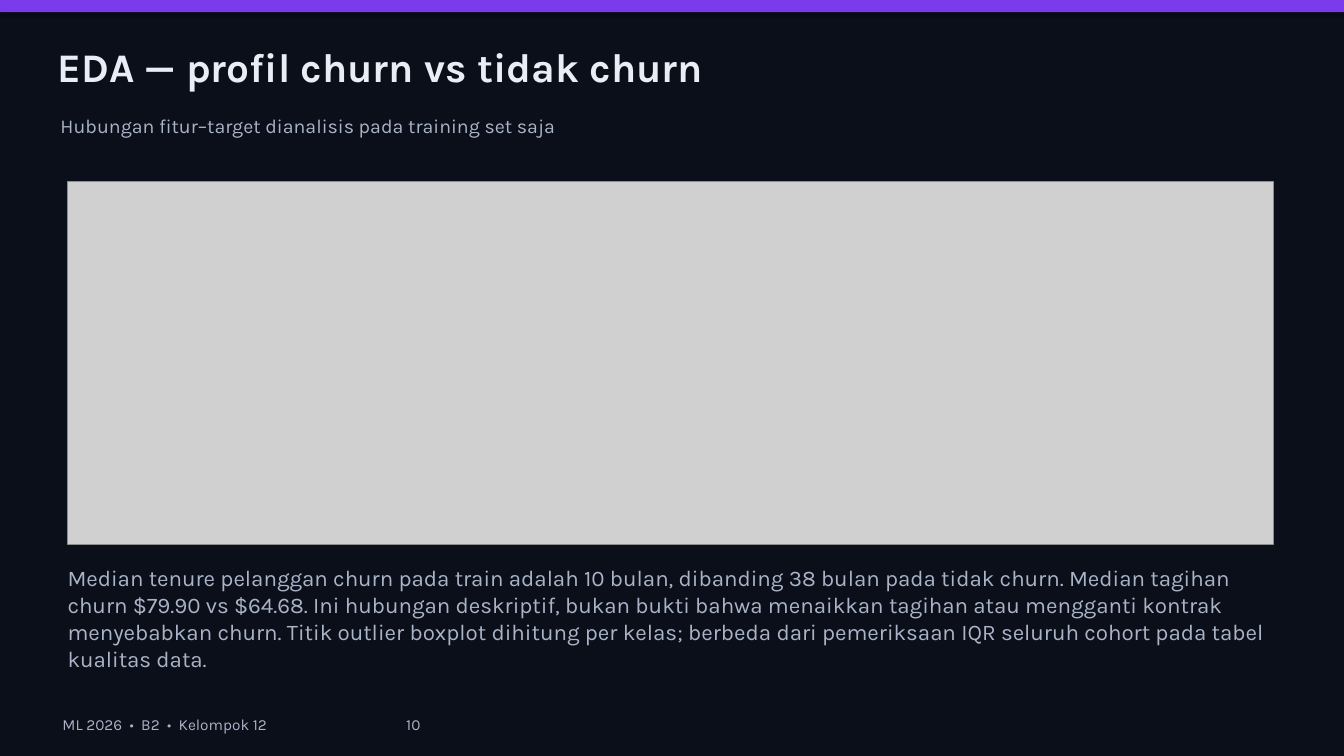
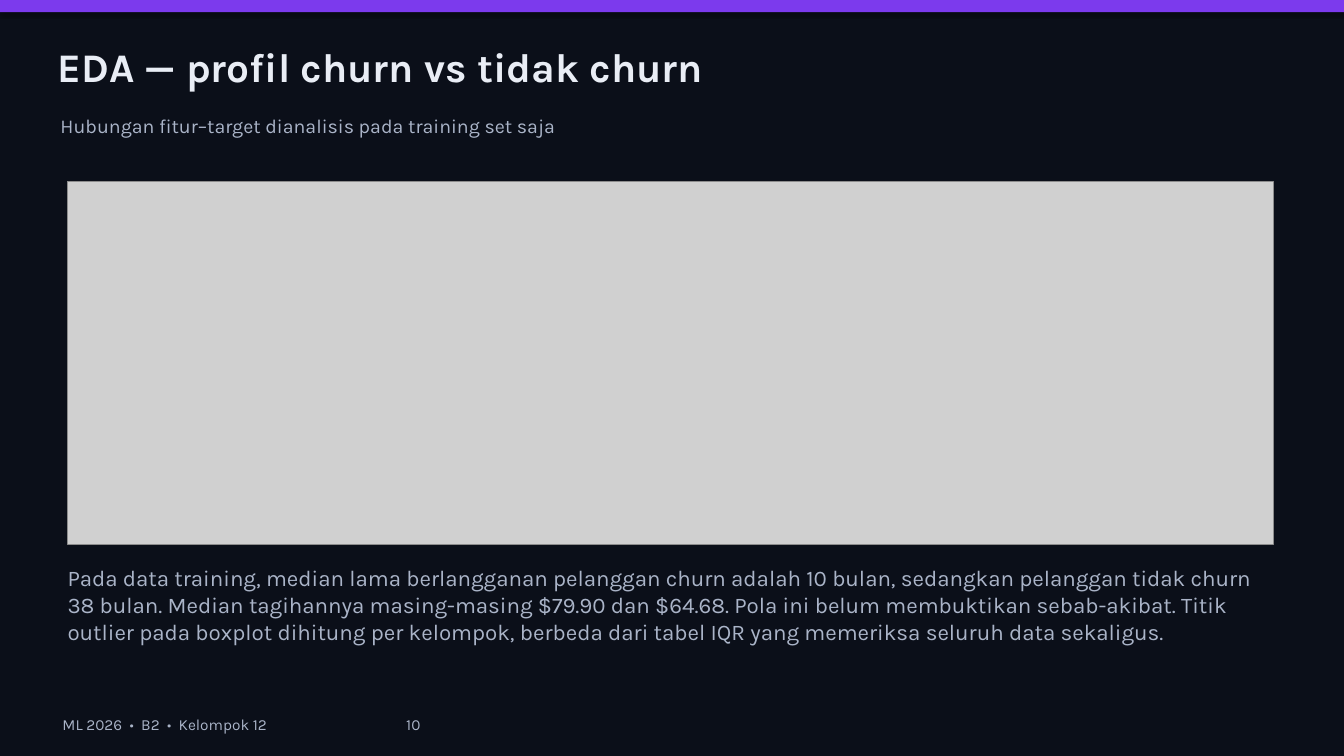
Before and after one commit to makhdanramadhan-ui/Machine-Learning-Project, a slide deck: slide 10 of docs/ML2026_B2_Kelompok12_PrediksiCustomerChurn.pptx. Drawn at 1344x756 pixels with LibreOffice and Linux fonts; fonts in the diff are those of the drawing; grey boxes stand for pictures. Boxes give left, top, right and bottom in pixels: in the first picture for what was removed or moved away, otherwise in the second. Text is boxed around its words. In the diff, an @@ line names an element or a change of style, - is before the commit and + after.

```diff
--- a/docs/ML2026_B2_Kelompok12_PrediksiCustomerChurn.pptx
+++ b/docs/ML2026_B2_Kelompok12_PrediksiCustomerChurn.pptx
@@ text at bbox=[68, 570, 1251, 646]: text changed @@
-Median tenure pelanggan churn pada train adalah 10 bulan, dibanding 38 bulan pada tidak churn. Median tagihan churn $79.90 vs $64.68. Ini hubungan deskriptif, bukan bukti bahwa menaikkan tagihan atau mengganti kontrak menyebabkan churn. Titik outlier boxplot dihitung per kelas; berbeda dari pemeriksaan IQR seluruh cohort pada tabel kualitas data.
+Pada data training, median lama berlangganan pelanggan churn adalah 10 bulan, sedangkan pelanggan tidak churn 38 bulan. Median tagihannya masing-masing $79.90 dan $64.68. Pola ini belum membuktikan sebab-akibat. Titik outlier pada boxplot dihitung per kelompok, berbeda dari tabel IQR yang memeriksa seluruh data sekaligus.
```
Also in this commit, not shown: 5 other slides changed, 36 other files.
